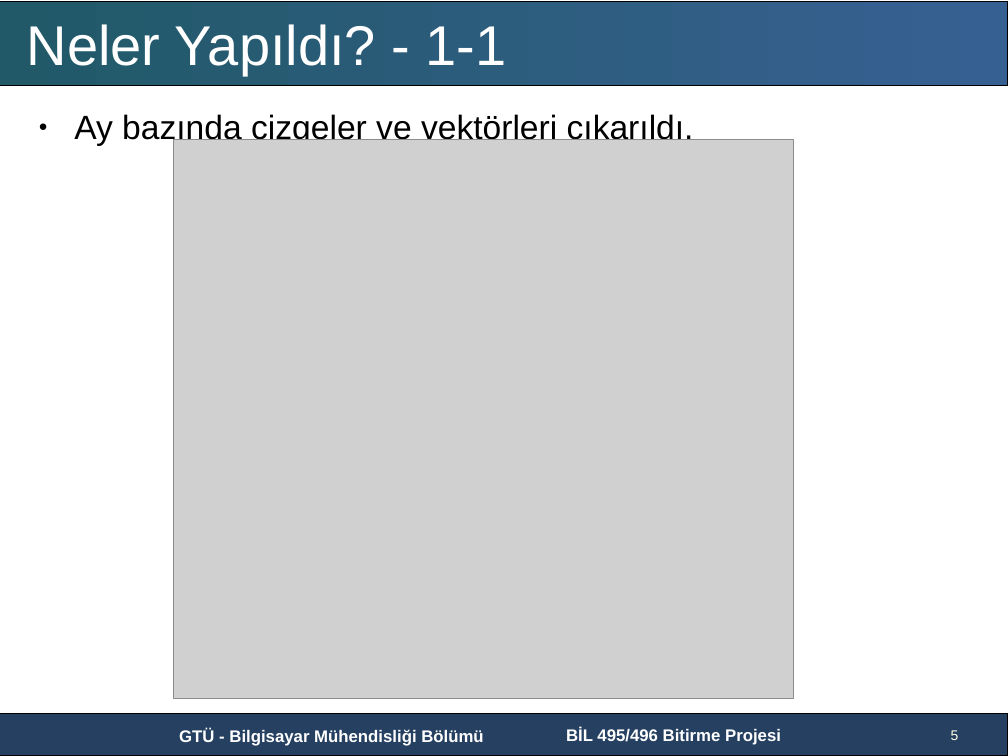
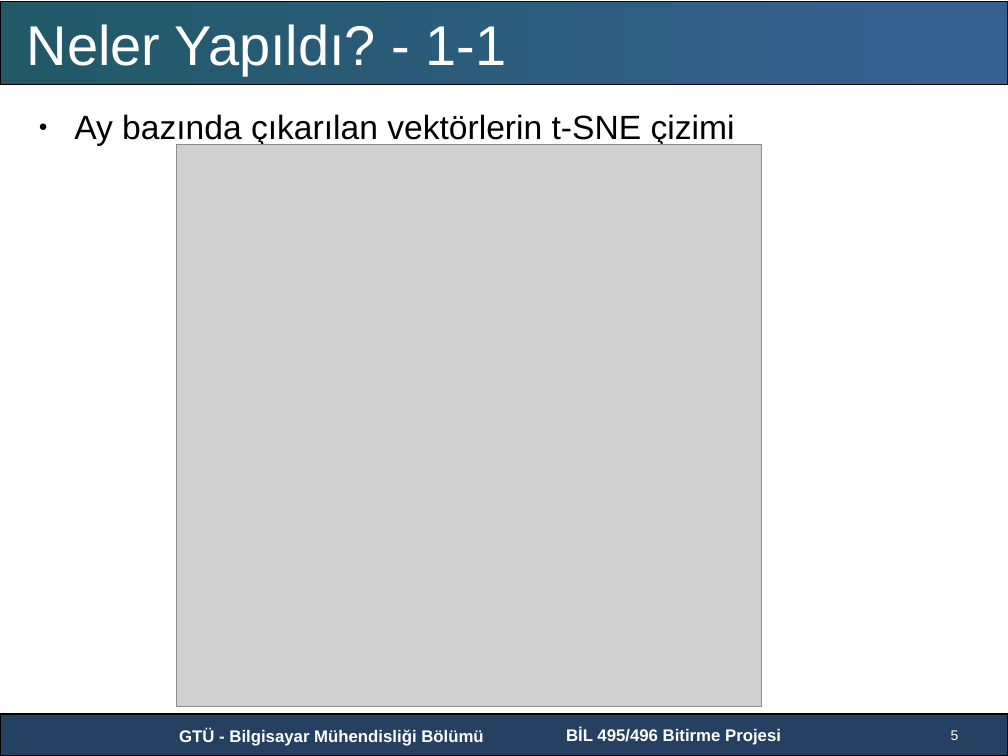
Before and after one commit to GTU-Projects/CSE496_Node2Vec_2018, a slide deck: slide 5 of Presentations/Presentation2.pptx. Drawn at 1008x756 pixels with LibreOffice and Linux fonts; fonts in the diff are those of the drawing; grey boxes stand for pictures; background and template pictures are left out. Boxes give left, top, right and bottom in pixels: in the first picture for what was removed or moved away, otherwise in the second. Text is boxed around its words. In the diff, an @@ line names an element or a change of style, - is before the commit and + after.

```diff
--- a/Presentations/Presentation2.pptx
+++ b/Presentations/Presentation2.pptx
@@ text at (74, 114, 735, 146): text changed @@
-● Ay bazında çizgeler ve vektörleri çıkarıldı.
+● Ay bazında çıkarılan vektörlerin t-SNE çizimi
@@ picture: place and size @@
-picture at (173, 139, 793, 698)
+picture at (177, 145, 762, 707)
```
Also in this commit, not shown: 5 other slides changed, 2 slides added, 2 slides removed, 3 other files.
